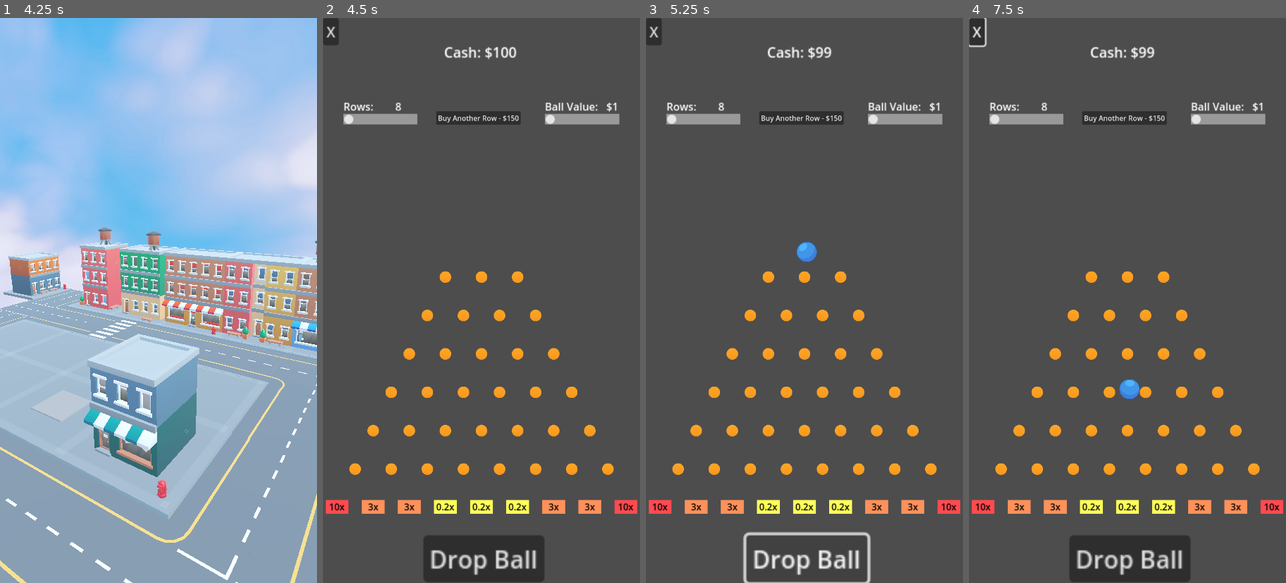
Above: before the commit, frames 1-4 (left to right).
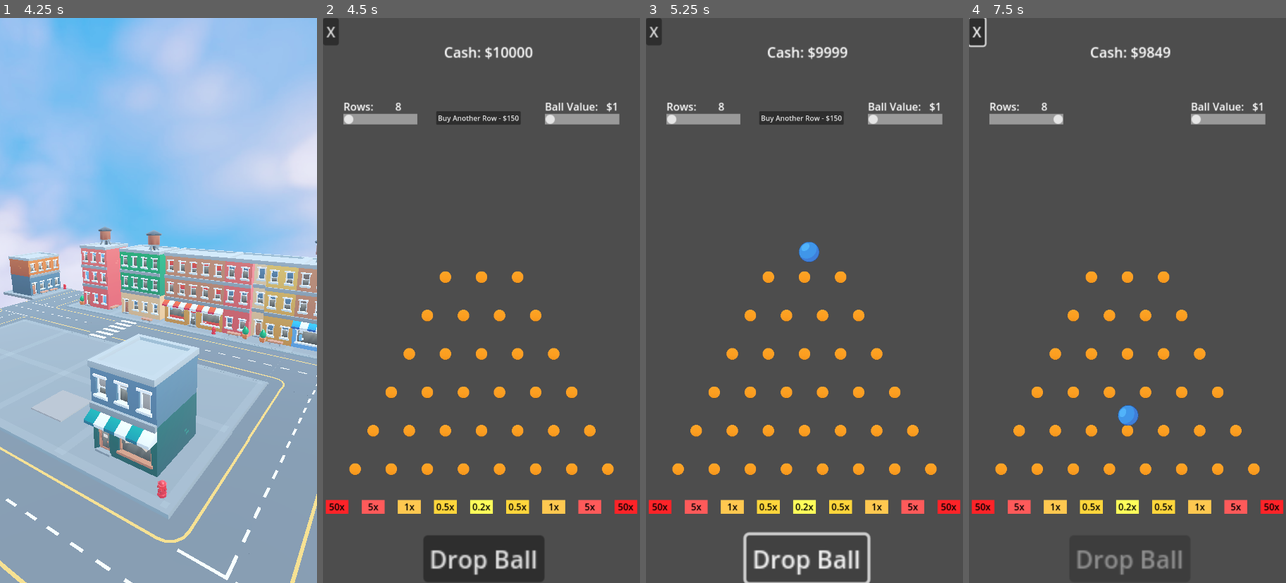
Above: after the commit, the same moments.

Repository: Burns3y/Plinko-Empire
Game: Godot game, scene res://menu.tscn
Two runs of this game, one before a commit and one after it. Both use one fixed random seed, a clock stepped at 60 frames per second and the inputs below.
Inputs (mouse positions are in pixels of both pictures, inside the frame that each line leads up to):
- Up to frame 1 (4.25 s): click "Start" at 0.5 s; tap Enter at 1.25, 2.75 s; move the mouse to (228, 272) at 1.27 s; click (228, 272) at 1.35 s; tap Space at 2, 3.5 s; drag from (95, 328) to (142, 413) at 2.02 s; move the mouse to (190, 176) at 2.77 s; click (190, 176) at 2.85 s; drag from (142, 413) to (63, 215) at 3.52 s
- Up to frame 2 (4.5 s): tap Enter at 4.25 s; move the mouse to (576, 385) at 4.27 s; hold Down (ui_down) from 4.28 s (still down); click (576, 385) at 4.35 s
- Up to frame 3 (5.25 s): release Down (ui_down) at 5 s; click "Drop Ball" at 5 s
- Up to frame 4 (7.5 s): click "Buy Another Row - $150" at 5.75 s; click "X" at 6.5 s; drag from (1032, 215) to (1200, 503) at 7.27 s

Frame 1 is identical in both runs. In frame 2, 1.4% of the frame differs, in the area x 0-100%, y 5-88%; in frame 3, 1.4%; in frame 4, 2.9%, in the area x 0-100%, y 5-99%.

Commit message:
Balls bounce nicely 🤤

Diff:
--- a/GlobalVariables.gd
+++ b/GlobalVariables.gd
@@ -1,6 +1,6 @@
 extends Node
 
-var coins: float = 100
+var coins: float = 10000
 var max_rows: int = 12
 var current_rows: int = 6
 var new_row_cost: int = 150
--- /dev/null
+++ b/Scenes/Plinko/Multipliers/point_5_multiplier.gd
@@ -0,0 +1,8 @@
+extends ColorRect
+
+signal add_points
+
+var multiplier: float = 0.5
+
+func _on_collision_box_body_entered(body):
+	add_points.emit(multiplier, body)
--- /dev/null
+++ b/Scenes/Plinko/Multipliers/point_5_multiplier.tscn
@@ -0,0 +1,32 @@
+[gd_scene load_steps=4 format=3 uid="uid://rjbtavw33vut"]
+
+[ext_resource type="Script" path="res://Scenes/Plinko/Multipliers/point_5_multiplier.gd" id="1_6re0a"]
+
+[sub_resource type="LabelSettings" id="LabelSettings_x1g7e"]
+font_color = Color(0, 0, 0, 1)
+
+[sub_resource type="RectangleShape2D" id="RectangleShape2D_6arix"]
+size = Vector2(40, 24)
+
+[node name="point_5_multiplier" type="ColorRect"]
+offset_right = 40.0
+offset_bottom = 24.0
+color = Color(1, 0.839216, 0.235294, 1)
+script = ExtResource("1_6re0a")
+metadata/_edit_use_anchors_ = true
+
+[node name="Label" type="Label" parent="."]
+layout_mode = 0
+offset_right = 40.0
+offset_bottom = 23.0
+text = "0.5x"
+label_settings = SubResource("LabelSettings_x1g7e")
+horizontal_alignment = 1
+
+[node name="CollisionBox" type="Area2D" parent="."]
+position = Vector2(20, 12)
+
+[node name="CollisionShape2D" type="CollisionShape2D" parent="CollisionBox"]
+shape = SubResource("RectangleShape2D_6arix")
+
+[connection signal="body_entered" from="CollisionBox" to="." method="_on_collision_box_body_entered"]
--- a/Scenes/Plinko/multiplier_display.gd
+++ b/Scenes/Plinko/multiplier_display.gd
@@ -2,6 +2,7 @@
 
 var multiplier_colours: Dictionary = {
 "0.2": "ffff5a",
+"0.5": "ffb43c",
 "1": "ffc850",
 "3": "ff915a",
 "5": "ff5a5a",
--- a/Scenes/Plinko/plinko.gd
+++ b/Scenes/Plinko/plinko.gd
@@ -10,6 +10,7 @@
 
 # Preloading multipliers
 var zeroPointTwoMultiplier: PackedScene = preload("res://Scenes/Plinko/Multipliers/point_2_multiplier.tscn")
+var zeroPointFiveMultiplier: PackedScene = preload("res://Scenes/Plinko/Multipliers/point_5_multiplier.tscn")
 var oneMultiplier: PackedScene = preload("res://Scenes/Plinko/Multipliers/1x_multiplier.tscn")
 var threeMultiplier: PackedScene = preload("res://Scenes/Plinko/Multipliers/3x_multiplier.tscn")
 var fiveMultiplier: PackedScene = preload("res://Scenes/Plinko/Multipliers/5x_multiplier.tscn")
@@ -38,7 +39,7 @@
 		var new_ball = ball.instantiate()
 
 		# Setting ball spawn point range
-		var new_ball_pos = randf_range(-15, 15)
+		var new_ball_pos = randf_range(-30, 30)
 
 		# Rescaling ball (only works if you rescale children)
 		for child in new_ball.get_children():
@@ -89,11 +90,11 @@
 
 func create_multipliers(y_spacing, x_spacing, final_pin_location):
 	var distributions = {
-		6: [tenMultiplier, threeMultiplier, threeMultiplier, zeroPointTwoMultiplier, zeroPointTwoMultiplier, zeroPointTwoMultiplier, threeMultiplier, threeMultiplier, tenMultiplier],
-		7: [tenMultiplier, fiveMultiplier, threeMultiplier, oneMultiplier, zeroPointTwoMultiplier, zeroPointTwoMultiplier, oneMultiplier, threeMultiplier, fiveMultiplier, tenMultiplier],
+		6: [fiftyMultiplier, fiveMultiplier, oneMultiplier, zeroPointFiveMultiplier, zeroPointTwoMultiplier, zeroPointFiveMultiplier, oneMultiplier, fiveMultiplier, fiftyMultiplier],
+		7: [fiftyMultiplier, fiveMultiplier, threeMultiplier, zeroPointFiveMultiplier, zeroPointTwoMultiplier, zeroPointTwoMultiplier, zeroPointFiveMultiplier, threeMultiplier, fiveMultiplier, fiftyMultiplier],
 		8: [fiftyMultiplier, fiveMultiplier, threeMultiplier, oneMultiplier, oneMultiplier, zeroPointTwoMultiplier, zeroPointTwoMultiplier, oneMultiplier, oneMultiplier, threeMultiplier, fiveMultiplier, fiftyMultiplier],
-		9: [fiftyMultiplier, tenMultiplier, threeMultiplier, oneMultiplier, oneMultiplier, zeroPointTwoMultiplier, zeroPointTwoMultiplier, zeroPointTwoMultiplier, oneMultiplier, oneMultiplier, threeMultiplier, tenMultiplier, fiftyMultiplier],
-		10: [fiftyMultiplier, fiveMultiplier, threeMultiplier, threeMultiplier, oneMultiplier, zeroPointTwoMultiplier, zeroPointTwoMultiplier, zeroPointTwoMultiplier, oneMultiplier, threeMultiplier, threeMultiplier, fiveMultiplier, fiftyMultiplier]
+		9: [hundredMultiplier, tenMultiplier, fiveMultiplier, oneMultiplier, zeroPointFiveMultiplier, zeroPointTwoMultiplier, zeroPointTwoMultiplier, zeroPointFiveMultiplier, oneMultiplier, threeMultiplier, tenMultiplier, hundredMultiplier],
+		10: [hundredMultiplier, fiftyMultiplier, fiveMultiplier, threeMultiplier, zeroPointFiveMultiplier, zeroPointTwoMultiplier, zeroPointTwoMultiplier, zeroPointTwoMultiplier, zeroPointFiveMultiplier, threeMultiplier, fiveMultiplier, fiftyMultiplier, hundredMultiplier]
 	}
 
 	# Getting distribution
--- a/Scenes/Plinko/plinko_ball.gd
+++ b/Scenes/Plinko/plinko_ball.gd
@@ -5,10 +5,13 @@
 func _ready():
 	$Timer.start()
 	# Each ball has a 1 in 100 chance of having extra bounce, to increase randomness.
-	if randi() % 100 == 1:
-		$".".physics_material_override.bounce = 0.35
+	if randi() % 250 == 1:
+		print("Magic")
+		$".".physics_material_override.bounce = 0.45
 
-	else: $".".physics_material_override.bounce += randf_range(-0.05, 0.05)
+	else:
+		$".".physics_material_override.bounce = 0.32
+		$".".physics_material_override.bounce += randf_range(-5, 0.1)
 
 
 # Called every frame. 'delta' is the elapsed time since the previous frame.
--- a/Scenes/Plinko/plinko_ball.tscn
+++ b/Scenes/Plinko/plinko_ball.tscn
@@ -5,7 +5,7 @@
 
 [sub_resource type="PhysicsMaterial" id="PhysicsMaterial_g17v8"]
 friction = 0.1
-bounce = 0.29
+bounce = 0.35
 
 [sub_resource type="CircleShape2D" id="CircleShape2D_h6ukh"]
 radius = 55.581
